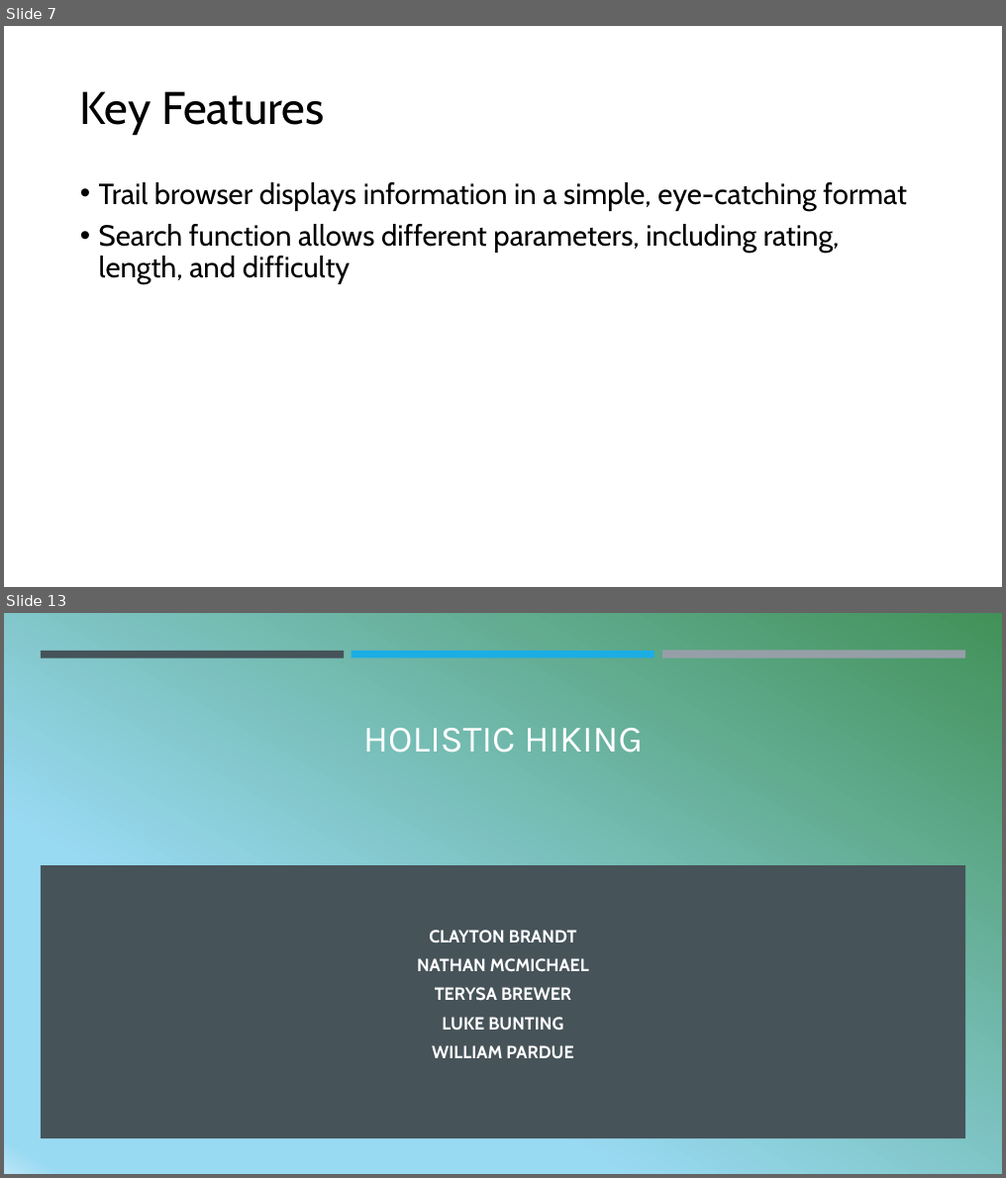
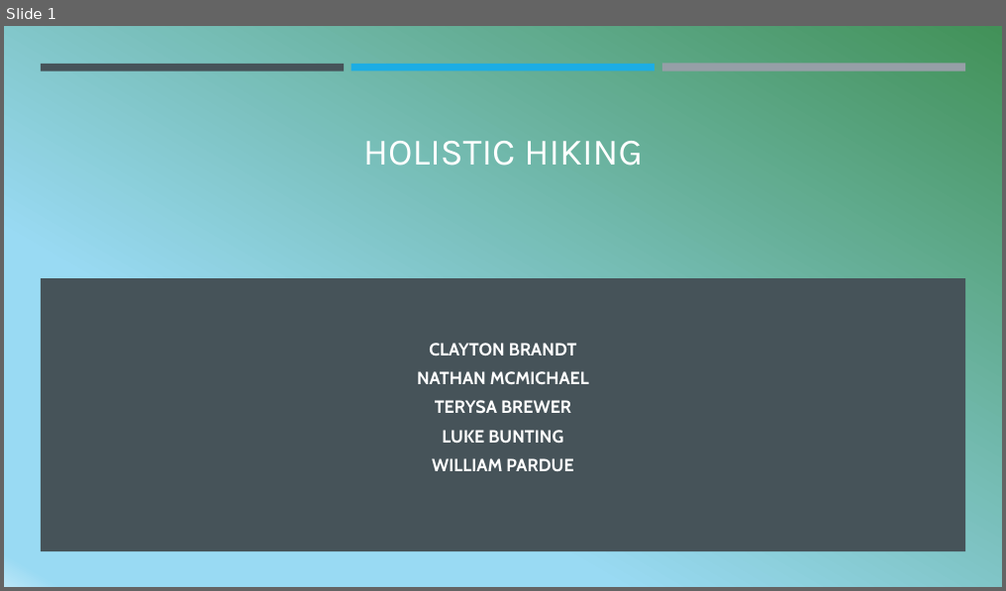
Before and after one commit to Clayton-Brandt/Holistic-Hiking, a slide deck: documents/Holistic Hiking Sprint 1.pptx. Shown one above the other, each under a label of ours: slides 7 and 13 before the commit, slide 1 after it; the slides between them are not shown. The pictures are 1006x1178 and 1006x591 pixels, drawn with LibreOffice and Linux fonts; fonts in the diff are those of the drawing. Boxes give left, top, right and bottom in pixels: in the first picture for what was removed or moved away, otherwise in the second. Text is boxed around its words. In the diff, an @@ line names an element or a change of style, - is before the commit and + after.

```diff
--- a/documents/Holistic Hiking Sprint 1.pptx
+++ b/documents/Holistic Hiking Sprint 1.pptx
@@ slide 7 removed at bbox=[4, 26, 1002, 587], background #FFFFFF @@
@@ title removed at bbox=[80, 91, 324, 135] @@
-Key Features
@@ text removed at bbox=[99, 182, 906, 284] @@
-• Trail browser displays information in a simple, eye-catching format
-• Search function allows different parameters, including rating, length, and difficulty
@@ what was slide 13 is now slide 1 @@
```
Also in this commit, not shown: 3 slides changed, 11 other slides removed.
